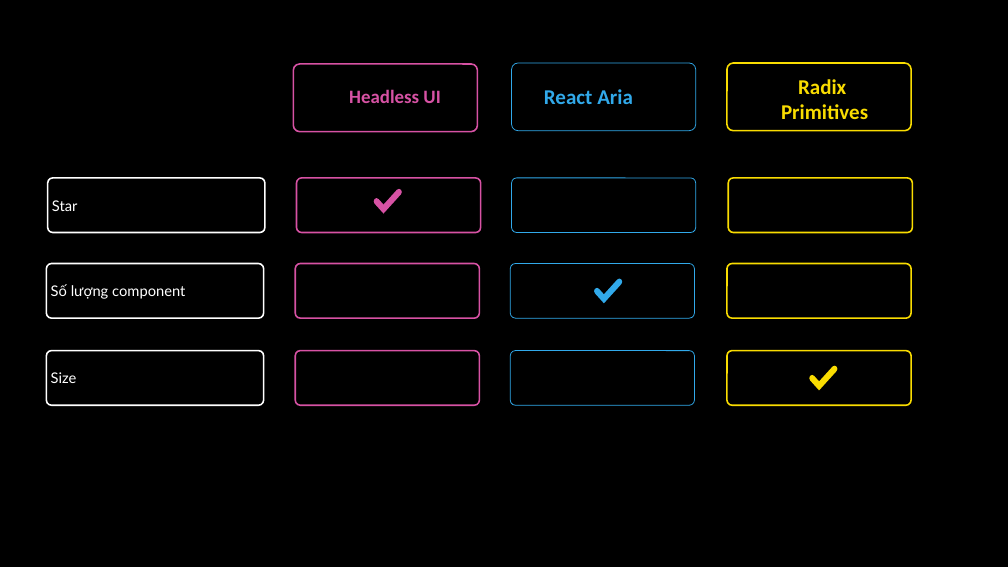
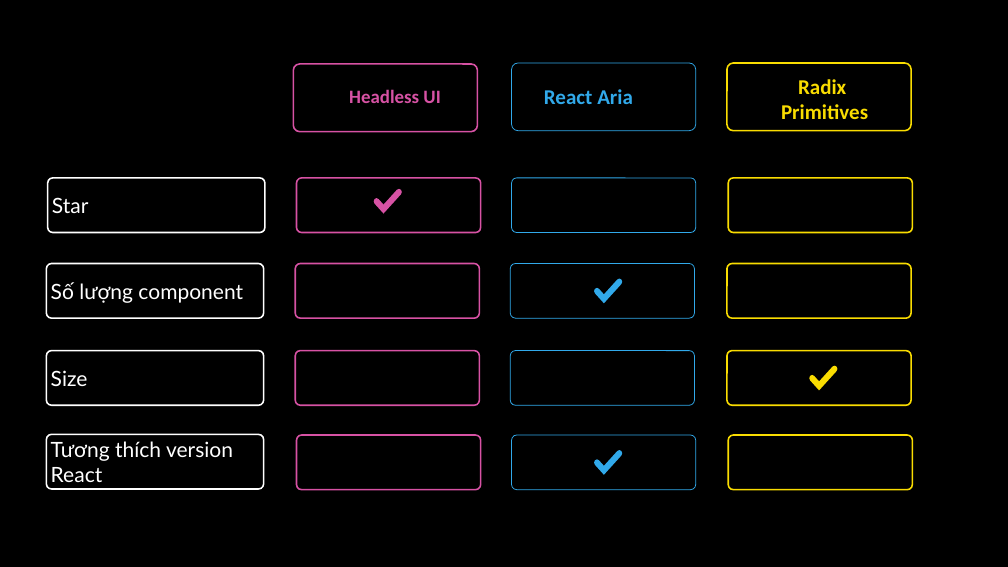
Before and after one commit to lanhanh259/unstyled-ui, a slide deck: slide 9 of unstyled component.pptx. Drawn at 1008x567 pixels with LibreOffice and Linux fonts; fonts in the diff are those of the drawing. Boxes give left, top, right and bottom in pixels: in the first picture for what was removed or moved away, otherwise in the second. Text is boxed around its words. In the diff, an @@ line names an element or a change of style, - is before the commit and + after.

```diff
--- a/unstyled component.pptx
+++ b/unstyled component.pptx
@@ size 14 to 20 pt in 3 elements at bbox=[48, 178, 265, 232], bbox=[46, 264, 263, 318], bbox=[46, 351, 263, 405] @@
@@ rounded rectangle added at bbox=[46, 435, 263, 489], outline #FFFFFF 1.5 pt, 20 pt, text #FFFFFF @@
+Tương thích version React
@@ rounded rectangle added at bbox=[296, 435, 481, 489], outline #D752A4 1.5 pt @@
@@ rounded rectangle added at bbox=[512, 435, 696, 489], outline #31A9EA 0.75 pt @@
@@ rounded rectangle added at bbox=[728, 435, 913, 489], outline #F9DC01 1.5 pt @@
@@ freeform shape added at bbox=[594, 450, 622, 475], fill #31A9EA @@
```
Also in this commit, not shown: 1 other slide changed, 4 slides added, 1 slide removed, 11 other files.
